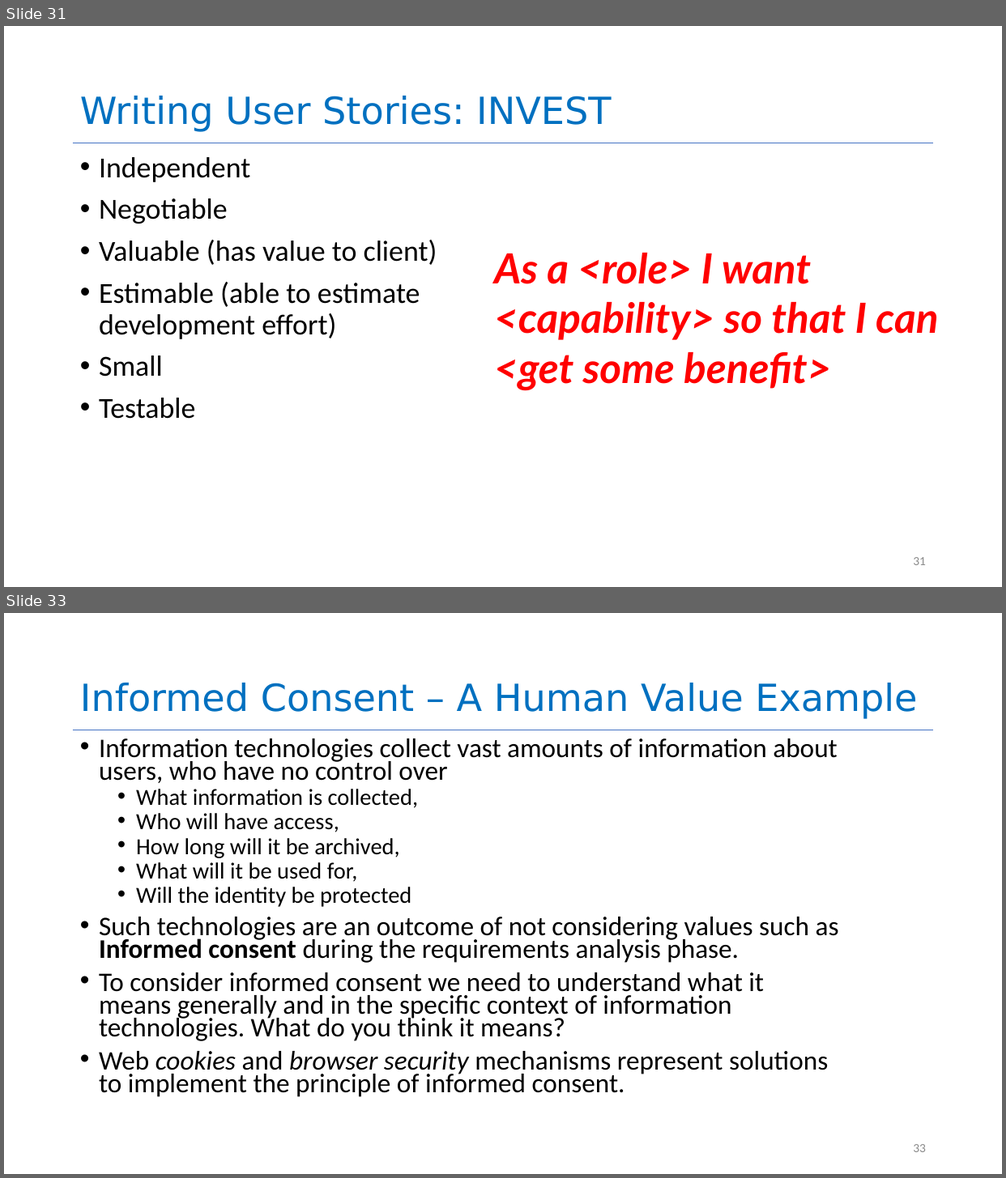
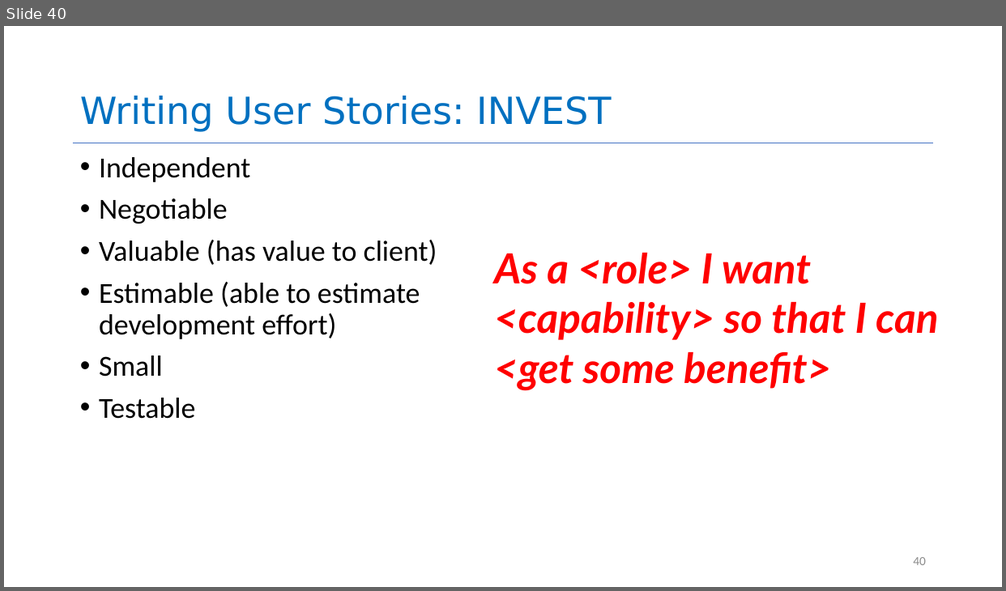
Before and after one commit to yashburshe/CS4530-Fall-2025, a slide deck: Slides/Module 01.2 Requirements Gathering.pptx. Shown one above the other, each under a label of ours: slides 31 and 33 before the commit, slide 40 after it; the slides between them are not shown. The pictures are 1006x1178 and 1006x591 pixels, drawn with LibreOffice and Linux fonts; fonts in the diff are those of the drawing. Boxes give left, top, right and bottom in pixels: in the first picture for what was removed or moved away, otherwise in the second. Text is boxed around its words. In the diff, an @@ line names an element or a change of style, - is before the commit and + after.

```diff
--- a/Slides/Module 01.2 Requirements Gathering.pptx
+++ b/Slides/Module 01.2 Requirements Gathering.pptx
@@ slide 33 removed at box(4, 613, 1002, 1174), background #FFFFFF; not listed: 1 template element that a slide beside it also shows @@
@@ title removed at box(80, 683, 917, 719) @@
-Informed Consent – A Human Value Example
@@ text removed at box(99, 739, 839, 1097) @@
-• Information technologies collect vast amounts of information about users, who have no control over
-  • What information is collected,
-  • Who will have access,
-  • How long will it be archived,
-  • What will it be used for,
-  • Will the identity be protected
-• Such technologies are an outcome of not considering values such as Informed consent during the requirements analysis phase.
-• To consider informed consent we need to understand what it means generally and in the specific context of information technologies. What do you think it means?
-• Web cookies and browser security mechanisms represent solutions to implement the principle of informed consent.
@@ page number removed at box(913, 1144, 926, 1152) @@
-33
@@ what was slide 31 is now slide 40 @@
@@ page number at box(913, 557, 926, 565): text changed @@
-31
+40
```
Also in this commit, not shown: 12 slides changed, 2 other files.
